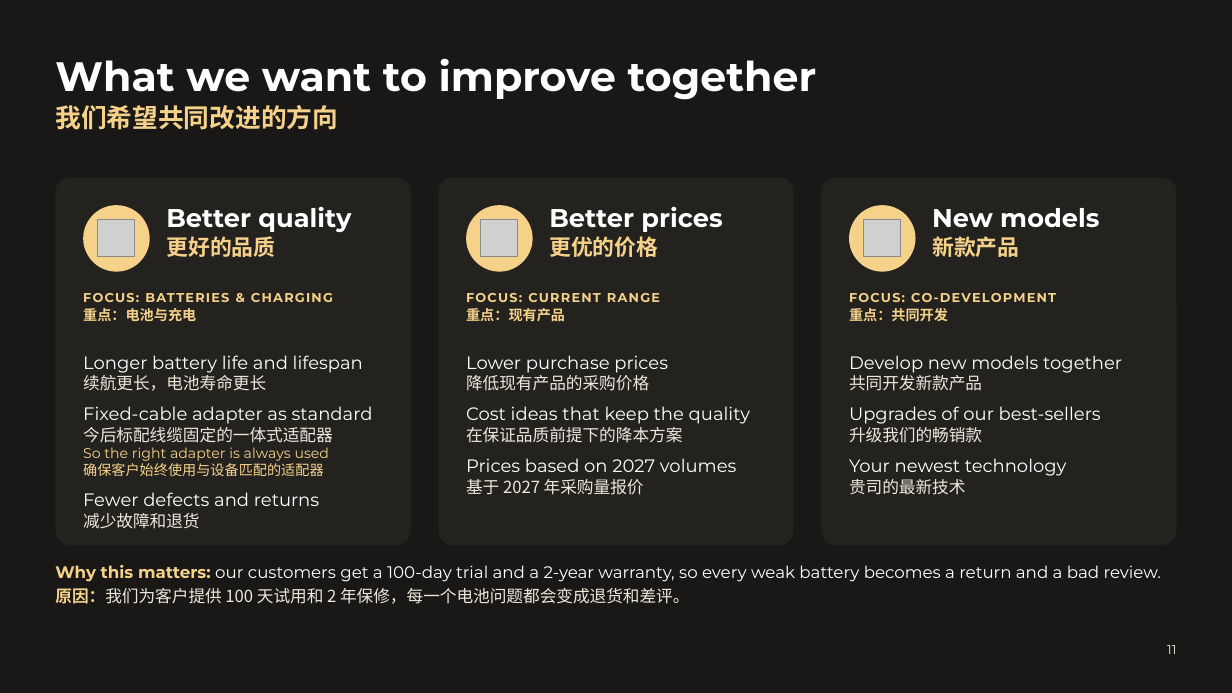
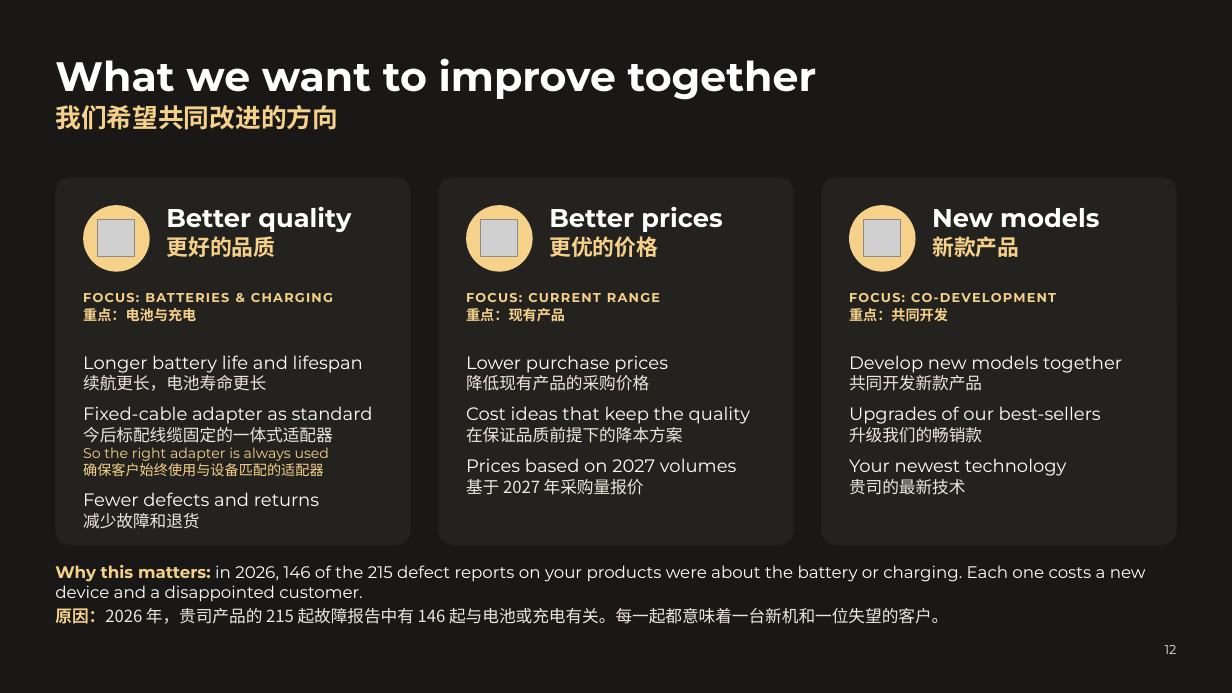
Before and after one commit to Wellshave/design, a slide deck: slide 12 of presentaties/fabrieksbezoek-china-2026/uitvoer/Wellshave_Factory_Visit_GlobalBestWay-Fanke.pptx (slide 11 before the commit). Drawn at 1232x693 pixels with LibreOffice and Linux fonts; fonts in the diff are those of the drawing; grey boxes stand for pictures; background and template pictures are left out. Boxes give left, top, right and bottom in pixels: in the first picture for what was removed or moved away, otherwise in the second. Text is boxed around its words. In the diff, an @@ line names an element or a change of style, - is before the commit and + after.

```diff
--- a/presentaties/fabrieksbezoek-china-2026/uitvoer/Wellshave_Factory_Visit_GlobalBestWay-Fanke.pptx
+++ b/presentaties/fabrieksbezoek-china-2026/uitvoer/Wellshave_Factory_Visit_GlobalBestWay-Fanke.pptx
@@ text at (x1=55, y1=565, x2=1146, y2=624): text changed @@
-Why this matters: our customers get a 100-day trial and a 2-year warranty, so every weak battery becomes a return and a bad review.
-原因：我们为客户提供 100 天试用和 2 年保修，每一个电池问题都会变成退货和差评。
+Why this matters: in 2026, 146 of the 215 defect reports on your products were about the battery or charging. Each one costs a new device and a disappointed customer.
+原因：2026 年，贵司产品的 215 起故障报告中有 146 起与电池或充电有关。每一起都意味着一台新机和一位失望的客户。
@@ page number at (x1=1165, y1=645, x2=1177, y2=654): text changed @@
-11
+12
```
Also in this commit, not shown: 5 other slides changed, 1 slide added, 5 other files.
